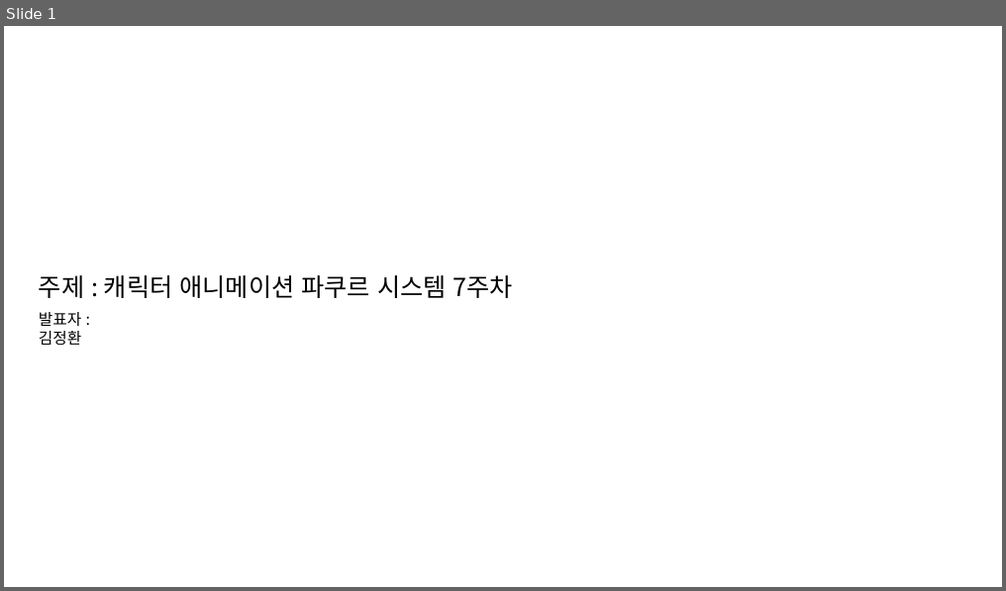
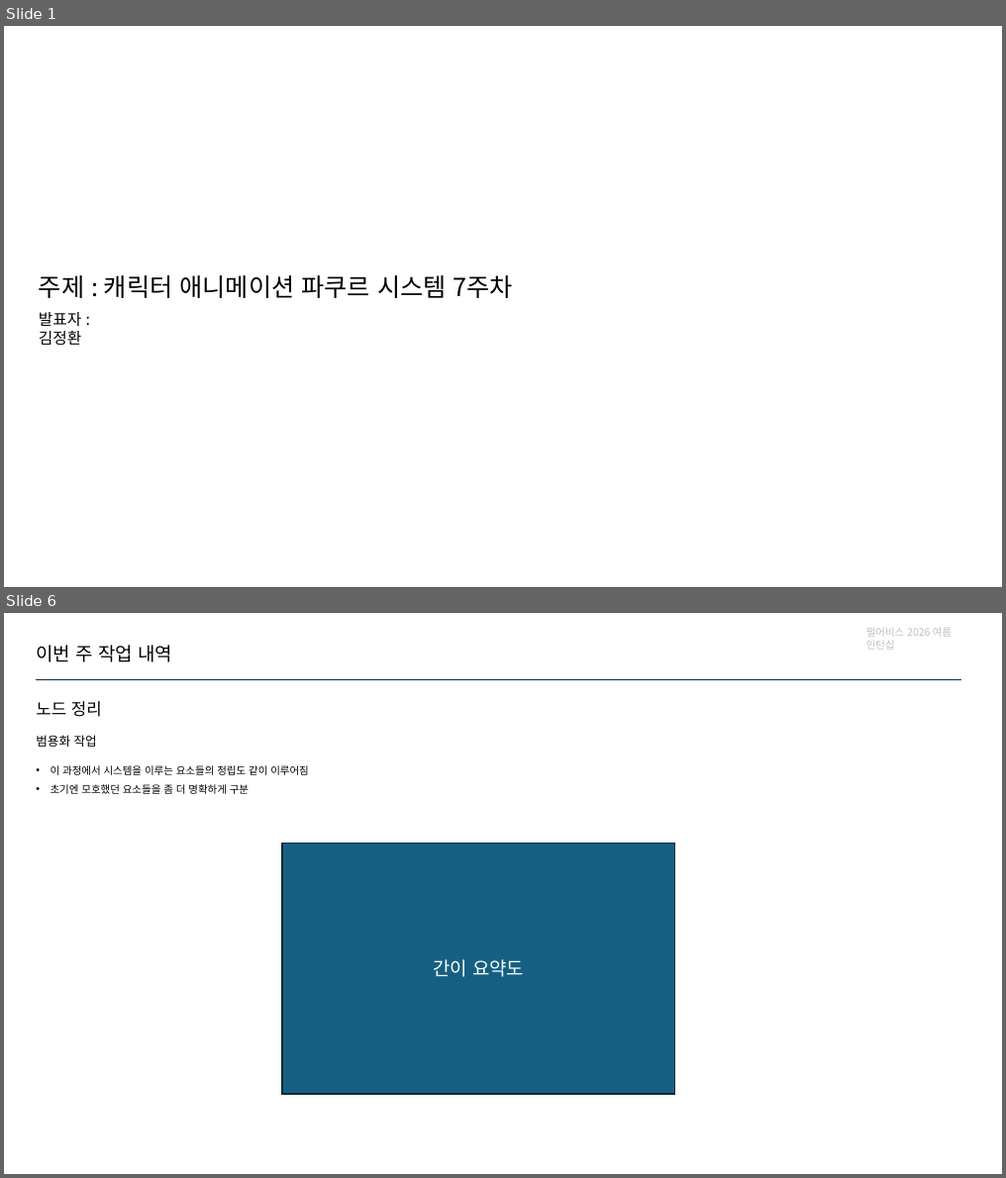
Before and after one commit to jhk0701/PA26-Character-Animation-Parkour, a slide deck: PPT/week7.pptx. Shown one above the other, each under a label of ours: slide 1 before the commit, slides 1 and 6 after it; the slides between them are not shown. The pictures are 1006x591 and 1006x1178 pixels, drawn with LibreOffice and Linux fonts; fonts in the diff are those of the drawing. Boxes give left, top, right and bottom in pixels: in the first picture for what was removed or moved away, otherwise in the second. Text is boxed around its words. In the diff, an @@ line names an element or a change of style, - is before the commit and + after.

Commit message:
Update: using input 탐지 노드 상속 수정

```diff
--- a/PPT/week7.pptx
+++ b/PPT/week7.pptx
@@ slide 6 added at <box>4,613,1002,1174</box>, background #FFFFFF @@
@@ text added at <box>866,628,951,650</box>, 10 pt, text #BFBFBF @@
+펄어비스 2026 여름 인턴십
@@ text added at <box>36,645,172,663</box>, 18 pt, text #000000 @@
+이번 주 작업 내역
@@ text added at <box>36,701,102,717</box>, 16 pt, text #000000 @@
+노드 정리
@@ line added from (36, 680) to (961, 680), #0E2841 1.5 pt @@
@@ text added at <box>36,735,97,747</box>, 12 pt, text #000000 @@
+범용화 작업
@@ text added at <box>51,765,309,794</box>, 10 pt, text #000000 @@
+• 이 과정에서 시스템을 이루는 요소들의 정립도 같이 이루어짐
+• 초기엔 모호했던 요소들을 좀 더 명확하게 구분
@@ rectangle added at <box>282,843,675,1094</box>, fill #156082, outline #092A39 1.5 pt, 18 pt, text #FFFFFF @@
+간이 요약도
```
Also in this commit, not shown: 7 slides changed, 2 other slides added, 8 other files.
